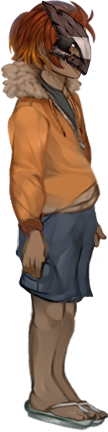
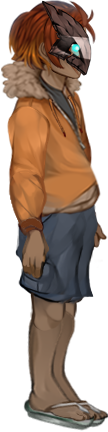
Layers edited between the first and the second 108 × 432 image:
painted on "mascara" over (70, 44, 81, 58)
